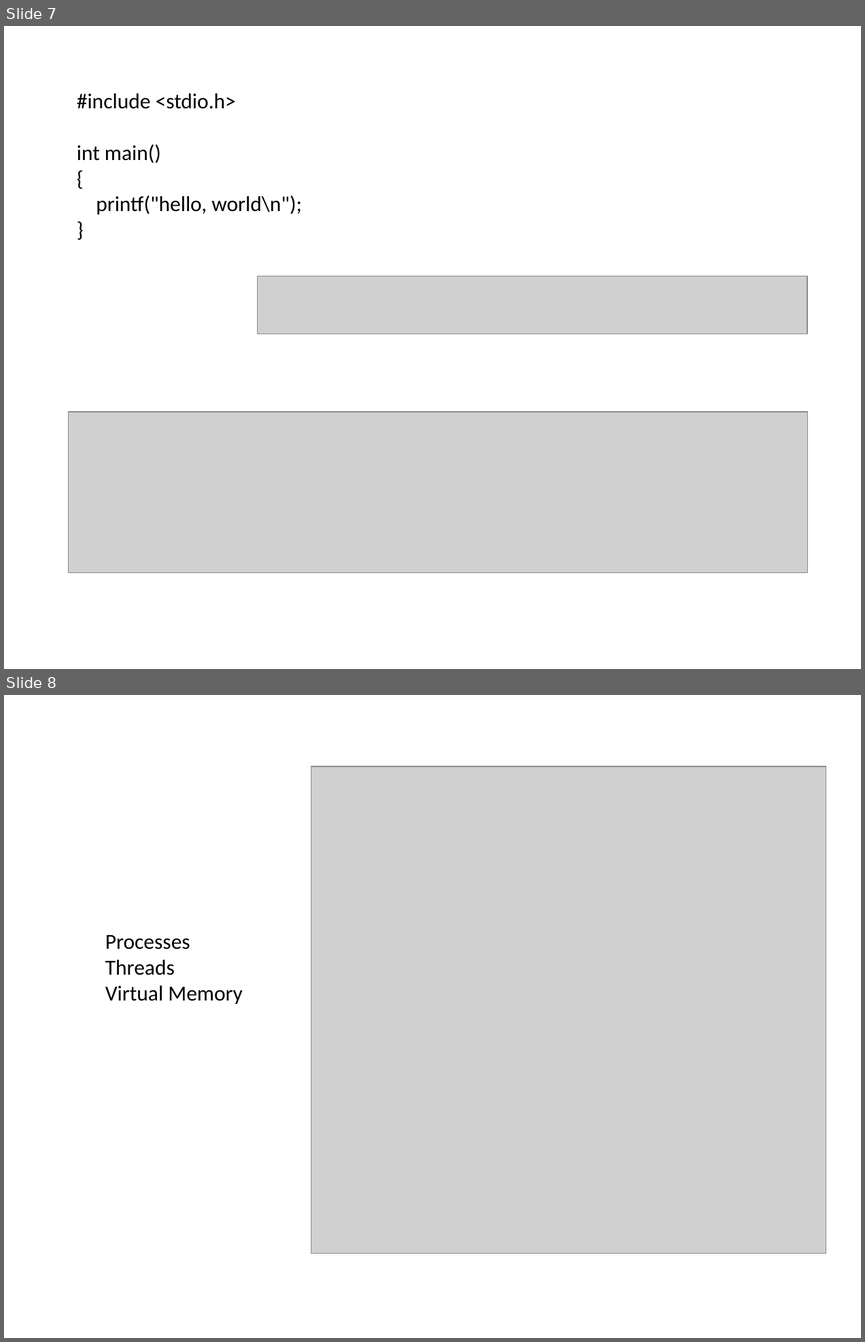
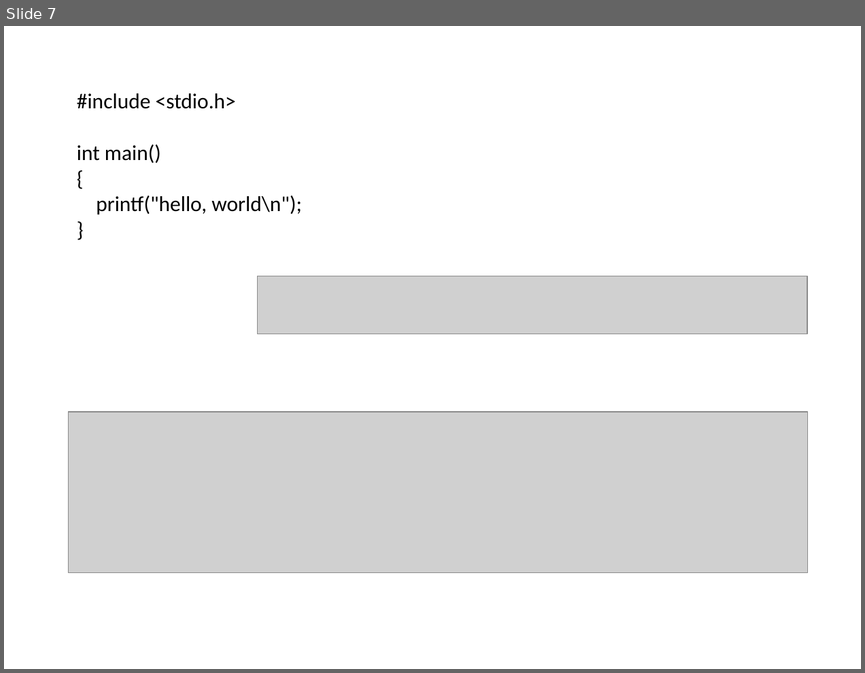
Before and after one commit to hotjk/translation, a slide deck: abstract.pptx. Shown one above the other, each under a label of ours: slides 7 and 8 before the commit, slide 7 after it. The pictures are 865x1342 and 865x673 pixels, drawn with LibreOffice and Linux fonts; fonts in the diff are those of the drawing; grey boxes stand for pictures. Boxes give left, top, right and bottom in pixels: in the first picture for what was removed or moved away, otherwise in the second. Text is boxed around its words. In the diff, an @@ line names an element or a change of style, - is before the commit and + after.

```diff
--- a/abstract.pptx
+++ b/abstract.pptx
@@ slide 8 removed at [4,695,861,1338], background #FFFFFF @@
@@ picture removed at [311,766,825,1253] @@
@@ text removed at [105,934,243,1004] @@
-Processes
-Threads
-Virtual Memory
```
Also in this commit, not shown: 1 slide added, 1 other file.
